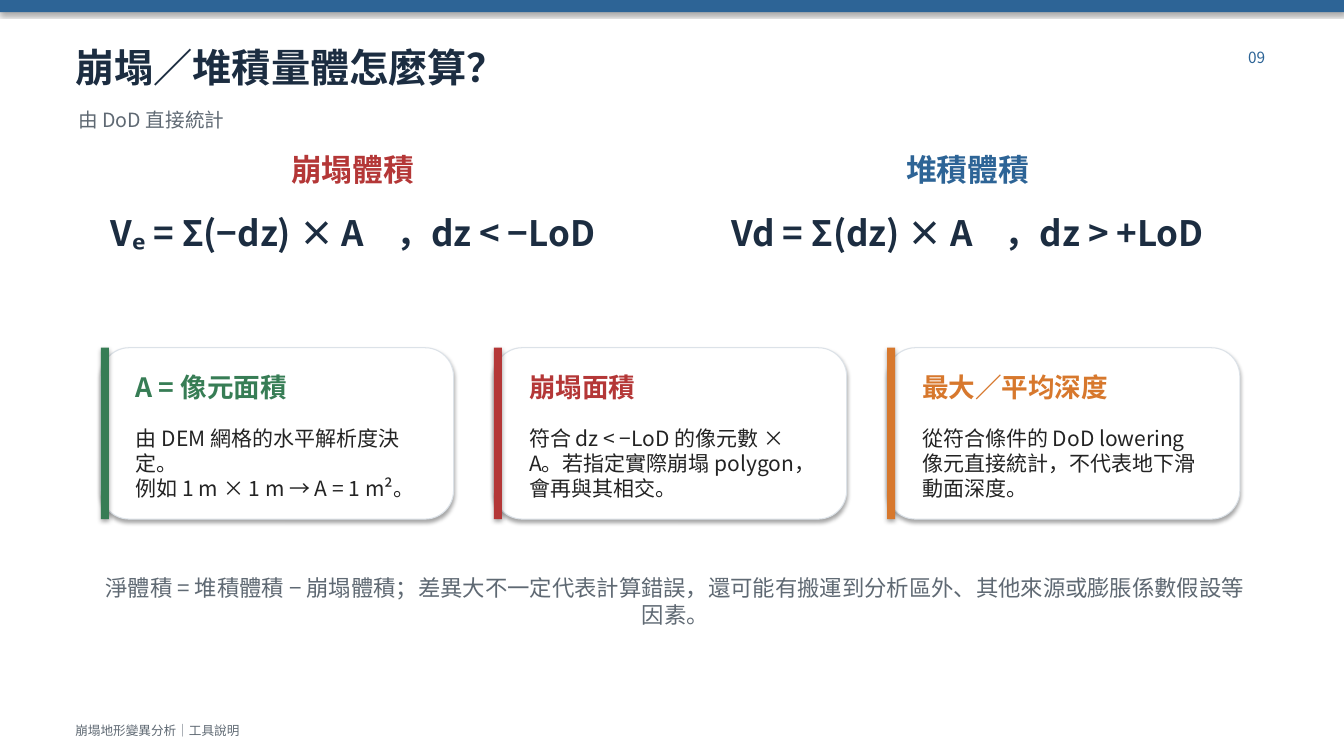
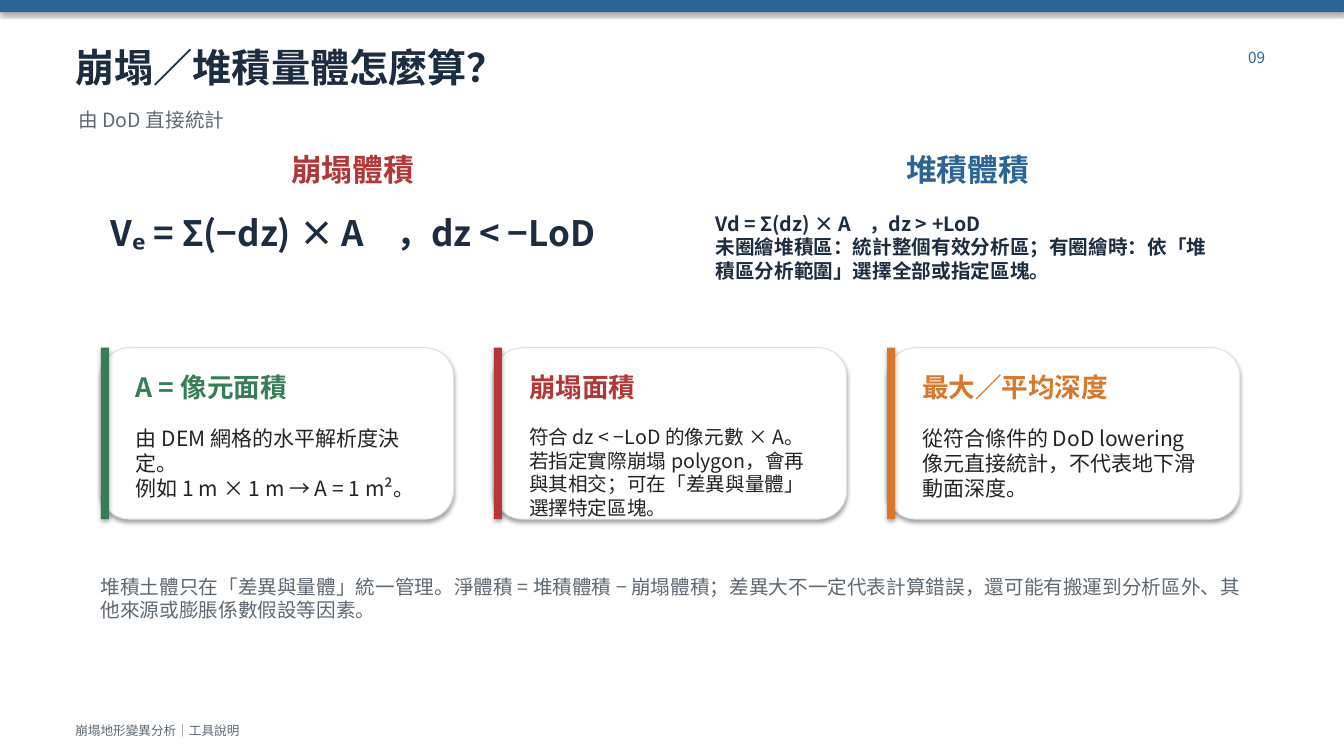
Before and after one commit to ax02tom2/landslide_dod, a slide deck: slide 10 of docs/崩塌地形變異分析_工具說明簡報.pptx. Drawn at 1344x756 pixels with LibreOffice and Linux fonts; fonts in the diff are those of the drawing. Boxes give left, top, right and bottom in pixels: in the first picture for what was removed or moved away, otherwise in the second. Text is boxed around its words. In the diff, an @@ line names an element or a change of style, - is before the commit and + after.

```diff
--- a/docs/崩塌地形變異分析_工具說明簡報.pptx
+++ b/docs/崩塌地形變異分析_工具說明簡報.pptx
@@ text at (715, 215, 1206, 280): text changed; size 25 to 14 pt @@
-Vd = Σ(dz) × A ，dz > +LoD
+Vd = Σ(dz) × A ，dz > +LoD
+未圈繪堆積區：統計整個有效分析區；有圈繪時：依「堆積區分析範圍」選擇全部或指定區塊。
@@ text at (529, 427, 804, 521): text changed; size 15 to 14 pt @@
-符合 dz < −LoD 的像元數 × A。若指定實際崩塌 polygon，會再與其相交。
+符合 dz < −LoD 的像元數 × A。若指定實際崩塌 polygon，會再與其相交；可在「差異與量體」選擇特定區塊。
@@ text at (101, 577, 1240, 619): text changed; size 16 to 14 pt @@
-淨體積 = 堆積體積 − 崩塌體積；差異大不一定代表計算錯誤，還可能有搬運到分析區外、其他來源或膨脹係數假設等因素。
+堆積土體只在「差異與量體」統一管理。淨體積 = 堆積體積 − 崩塌體積；差異大不一定代表計算錯誤，還可能有搬運到分析區外、其他來源或膨脹係數假設等因素。
```
Also in this commit, not shown: 6 other slides changed.
